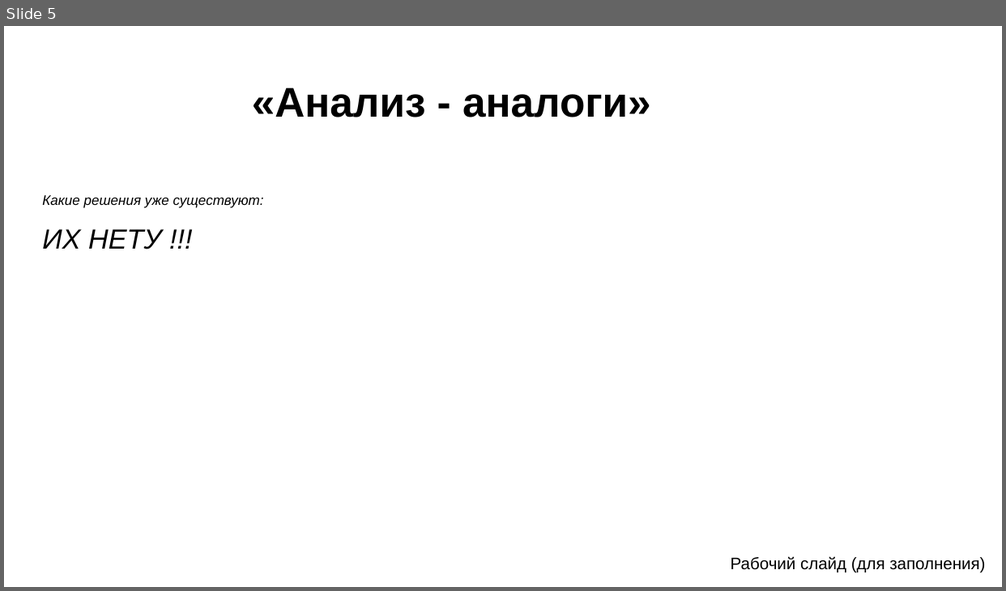
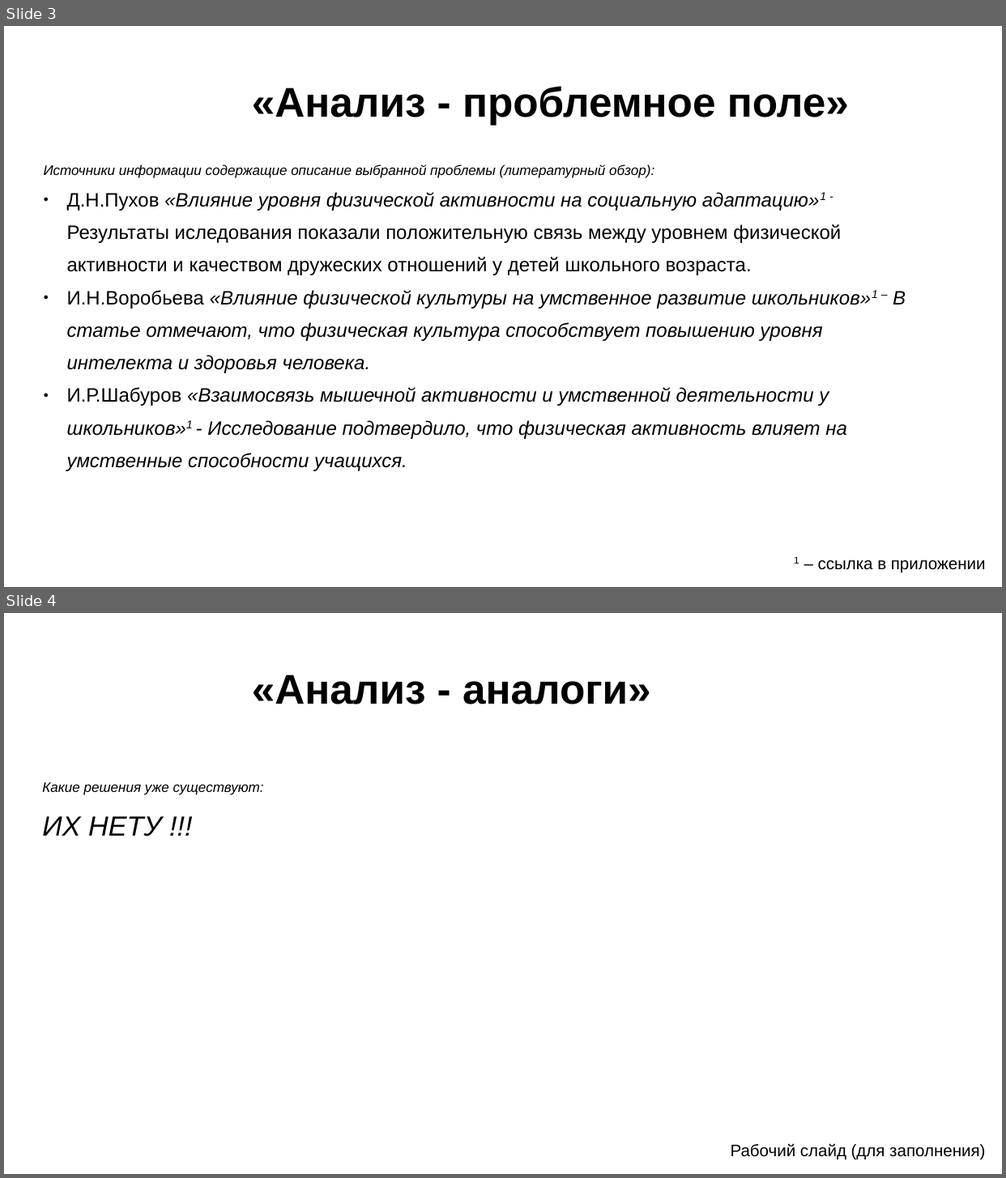
Before and after one commit to Igor20264/humorists-template, a slide deck: Шаблон для презентации.pptx. Shown one above the other, each under a label of ours: slide 5 before the commit, slides 3 and 4 after it. The pictures are 1006x591 and 1006x1178 pixels, drawn with LibreOffice and Linux fonts; fonts in the diff are those of the drawing; background and template pictures are left out. Boxes give left, top, right and bottom in pixels: in the first picture for what was removed or moved away, otherwise in the second. Text is boxed around its words. In the diff, an @@ line names an element or a change of style, - is before the commit and + after.

```diff
--- a/Шаблон для презентации.pptx
+++ b/Шаблон для презентации.pptx
@@ slide 3 added at box(4, 26, 1002, 587), background picture (left out) @@
@@ text added at box(252, 86, 849, 125), 30 pt, text #000000, bold @@
+«Анализ - проблемное поле»
@@ text added at box(44, 165, 906, 472), 14 pt, text #000000, italic @@
+Источники информации содержащие описание выбранной проблемы (литературный обзор):
+● Д.Н.Пухов «Влияние уровня физической активности на социальную адаптацию»1 - Результаты иследования показали положительную связь между уровнем физической активности и качеством дружеских отношений у детей школьного возраста.
+● И.Н.Воробьева «Влияние физической культуры на умственное развитие школьников»1 – В статье отмечают, что физическая культура способствует повышению уровня интелекта и здоровья человека.
+● И.Р.Шабуров «Взаимосвязь мышечной активности и умственной деятельности у школьников»1 - Исследование подтвердило, что физическая активность влияет на умственные способности учащихся.
@@ text added at box(794, 557, 986, 574), 12 pt, text #000000 @@
+1 – ссылка в приложении
@@ what was slide 5 is now slide 4 @@
```
Also in this commit, not shown: 9 slides changed, 2 other slides added, 4 slides removed, 4 other files.
